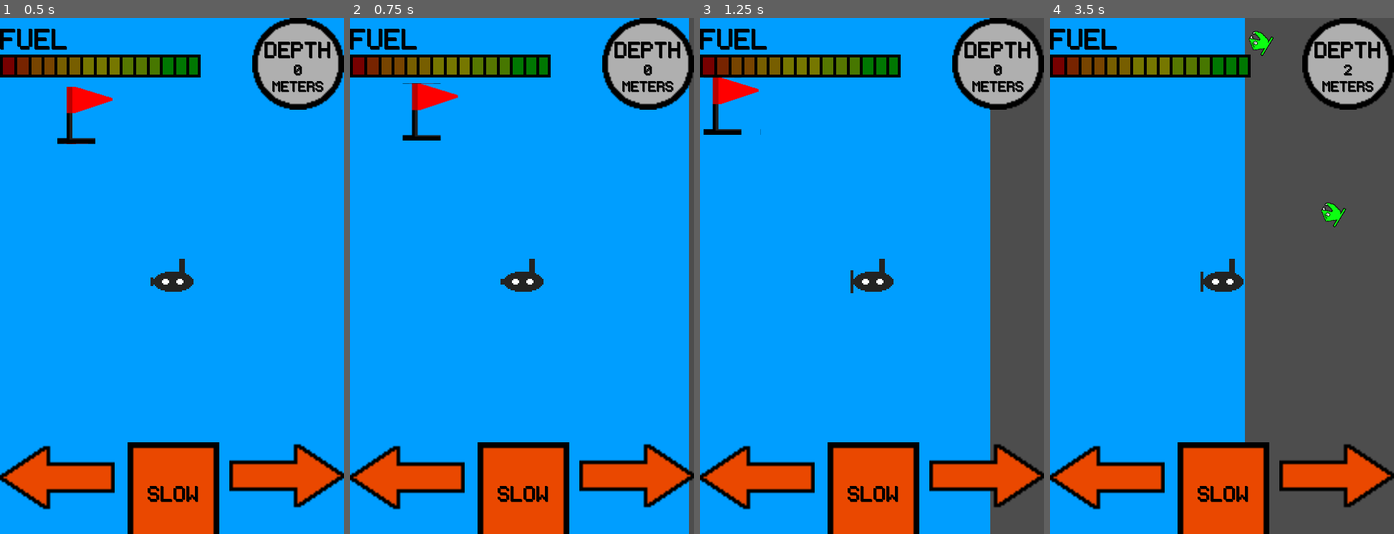
Above: before the commit, frames 1-4 (left to right).
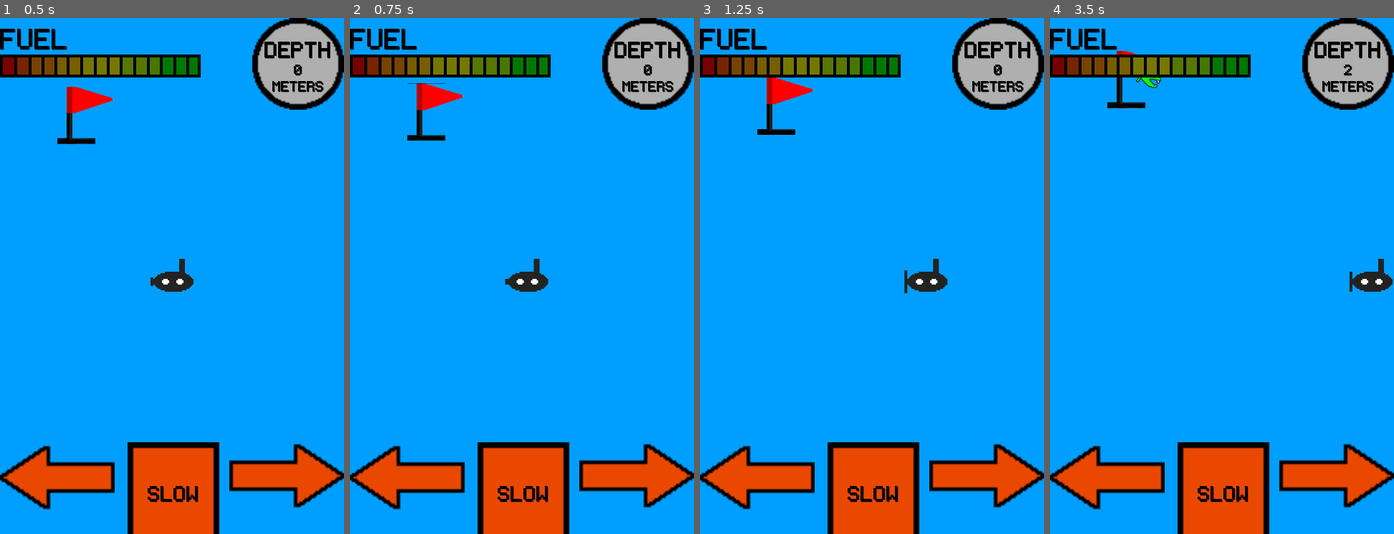
Above: after the commit, the same moments.

Repository: seb-navarro/Endless_Depth
Game: Godot game, scene res://Main/Main.tscn
The game is run twice, just before and just after one commit, with the same random seed, the same clock (stepped at 60 frames per second) and the same inputs.
Inputs:
- Up to frame 1 (0.5 s): no input
- Up to frame 2 (0.75 s): hold D (move_right) from 0.53 s (still down)
- Up to frame 3 (1.25 s): keep holding D (move_right)
- Up to frame 4 (3.5 s): release D (move_right) at 1.28 s; hold A (move_left) 1.28-2.03 s; hold D (move_right) from 2.03 s (still down)

Frame 1 is identical in both runs. In frame 2, 2.1% of the frame differs, in the area x 15-100%, y 0-100%; in frame 3, 15%; in frame 4, 37%, in the area x 16-100%, y 0-100%.

Commit message:
fixed camera showing outside playable area

Diff:
--- a/Camera/camera_2d.gd
+++ b/Camera/camera_2d.gd
@@ -6,7 +6,9 @@
 
 # Called when the node enters the scene tree for the first time.
 func _ready() -> void:
-	pass
+	var screen_width = get_viewport().size.x
+	limit_left = 0
+	limit_right = screen_width
 
 
 # Called every frame. 'delta' is the elapsed time since the previous frame.
@@ -16,6 +18,7 @@
 
 
 func _on_enemy_timer_timeout() -> void:
+
 	var enemy = enemy_scene.instantiate()
 
 	var enemy_spawn_location = $EnemyPath/EnemySpawnLocation
--- a/Player/Player.tscn
+++ b/Player/Player.tscn
@@ -142,11 +142,11 @@
 "speed": 12.0
 }]
 
-[sub_resource type="Curve2D" id="Curve2D_ntay2"]
+[sub_resource type="Curve2D" id="Curve2D_exuku"]
 _data = {
-"points": PackedVector2Array(0, 0, 0, 0, -240, -360, 0, 0, 0, 0, 240, -360, 0, 0, 0, 0, 240, 360, 0, 0, 0, 0, -240, 360, 0, 0, 0, 0, -240, -360)
+"points": PackedVector2Array(0, 0, 0, 0, -400, 360, 0, 0, 0, 0, -400, -520, 0, 0, 0, 0, 400, -520, 0, 0, 0, 0, 400, 360)
 }
-point_count = 5
+point_count = 4
 
 [node name="Player" type="Area2D"]
 position = Vector2(240, 360)
@@ -169,13 +169,13 @@
 enemy_scene = ExtResource("33_ygo5y")
 
 [node name="EnemyTimer" type="Timer" parent="Camera2D"]
-wait_time = 0.5
 
 [node name="EnemyPath" type="Path2D" parent="Camera2D"]
-curve = SubResource("Curve2D_ntay2")
+curve = SubResource("Curve2D_exuku")
 
 [node name="EnemySpawnLocation" type="PathFollow2D" parent="Camera2D/EnemyPath"]
-position = Vector2(-240, -360)
+position = Vector2(-400, 360)
+rotation = -1.5708
 
 [connection signal="body_entered" from="." to="." method="_on_body_entered"]
 [connection signal="timeout" from="HitTimer" to="." method="_on_hit_timer_timeout"]
